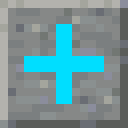
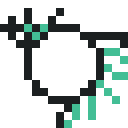
Two versions of the same layered image (128×128). Layer-by-layer changes:
added group "rapid_fire" with 1 layers above "block_heal" over [0,8,128,128]
added layer "gun" in group "rapid_fire" over [0,8,128,128]
hid group "block_heal" (4 layers) over [0,0,128,128]
